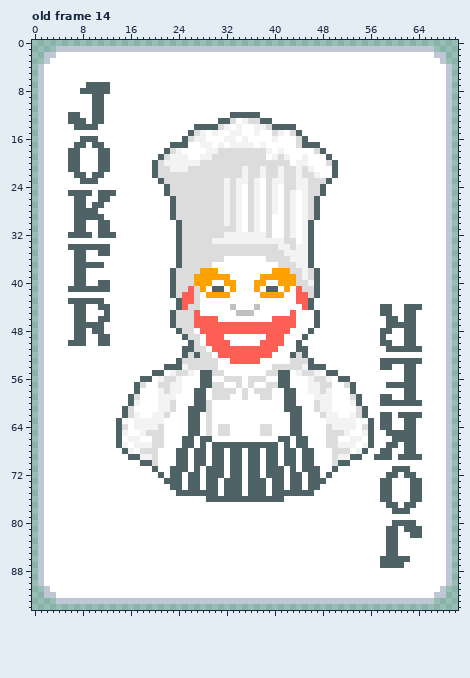
Pixel-art file, stored at assets/jokers.ase. Above is the file before it was changed.
71x95 pixels, 24 frames. Colours within 5 levels of each other are drawn and written as one. Shown: old frame 14. The commit also changed other frames, which this record leaves out.
After:
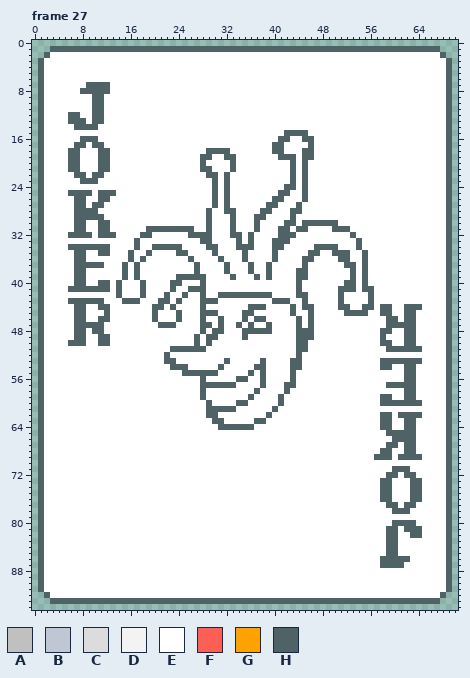
Palette (. is transparent): A #c0c0c0  B #bfc7d5  C #dcdcdc  D #f3f3f3  E #ffffff  F #fd5f55  G #fda200  H #4f6367
A new or re-ordered frame is compared with the old frame closest to it.
From old to new:
frames 24 -> 37
Changed rows in their new state; - is an unchanged pixel.
Frame 27 is new; against old frame 14, layers "art", "base":
first column x 1:
 1 --HHHHHHHHHHHHHHHHHHHHHHHHHHHHHHHHHHHHHHHHHHHHHHHHHHHHHHHHHHHHHHHHH--
 2 -HE---------------------------------------------------------------EH-
 3 HE-----------------------------------------------------------------EH
 4 H-------------------------------------------------------------------H
 5 H-------------------------------------------------------------------H
 6 H-------------------------------------------------------------------H
 7 H-------------------------------------------------------------------H
 8 H-------------------------------------------------------------------H
 9 H-------------------------------------------------------------------H
10 H-------------------------------------------------------------------H
11 H-------------------------------------------------------------------H
12 H-------------------------------EEEEE-------------------------------H
13 H-----------------------------EEE-EEEEE-----------------------------H
14 H-------------------------EEEEEE-E--EEEEEEE-------------------------H
15 H------------------------EEE-E--EE--E--EEHH-H-----------------------H
16 H-----------------------EEEE---EE-E----EHH-E-H----------------------H
17 H---------------------EEE--EE-E-EEEE-E-HH--EE-E---------------------H
18 H--------------------EEE----HHHHEEEEEEEHH---HHEE--------------------H
19 H-------------------EEEEE--HHEEHHEEEEE-EHHH-HH--E-------------------H
20 H------------------EEEEEEEEHEEEEHEEEEEEEEEHEH---EE------------------H
21 H------------------EEEEEEEEHHEEEHEEEEEEEEEHEHE---E------------------H
22 H------------------EEEEEEEEEHHEHEEEEEEEEEEHEHEE--E------------------H
23 H-------------------EEEEEEEEEHEHEEEEE-EEEEHEHEEEE-------------------H
24 H--------------------EEEEEEEEHEHEE-EE-EE-HHEHEEE--------------------H
25 H--------------------EEEEEEEEHEHEE-EE-EEHHE-HEEE--------------------H
26 H---------------------EEEEEEEHEHEE-EE-EHHEE-HEE---------------------H
27 H---------------------EEEEEEEHEHEE-EE-HH-EEHEEE---------------------H
28 H---------------------EEEEEEHEEHHE-EEHHE-EHHEEE---------------------H
29 H---------------------EEEEEEHEEEHE-EHHE--EH-EEE---------------------H
30 H----------------------EEEEEHEEEHE-EH-E--HH-H-HHHH------------------H
31 H-----------------HHHHH-HHEEHEEEHE-EH-E-HHEHHE---HHH----------------H
32 H----------------HH----EEHHHHEEEHHEHEEE-HHH-EE------H---------------H
33 H---------------H------EEEEHHEEEEHEHEEEHHHE-EE-------H--------------H
34 H---------------H--HHHH-EEEEHHEEEHHHEEEHHEEEEEHHHH---H--------------H
35 H--------------H--H-----HEEEEHEEEEHEEEEHEEEEE-H--HHH--H-------------H
36 H--------------H-H-----EEHEEEEH---H---EHEEEEH-----HH--H-------------H
37 H-------------H-H------EEEHEE--H---H--H-EEEEHE-----HH-H-------------H
38 H-------------H-H-----EEEEHEEE-H---H--HEEEEHHEE-----H-H-------------H
39 H-------------H-H-----EHHHHHEEEEH---HEHEEEEHHEE-----H-H-------------H
40 H------------H---H-----HEEEHE--EE---EE--EEEHEEE----HH-H-------------H
41 H------------H---H-----EEHHH-EE-E---E-EE-E-HEEE---HHH-HH------------H
42 H------------H---H---HEEHEEHEEHHHHHHHHHEE--HHEE---H----H------------H
43 H-------------HHH---HH--EEEHHH---------HHH-EHE----H----H------------H
44 H------------------HH-HEEEEH----E--HHH----H-H-----HH--HH------------H
45 H------------------H--EHEEEHHH---EHH------H--HE----HHHH-------------H
46 H------------------H--EHEEEHEEH---H-HH-EEEEH-HE---------------------H
47 H-------------------HH-EEEEHHEHEEHEHEEHEEEEH-HE---------------------H
48 H----------------------EEE-HEHHEEEHHHHHEEE-HH-----------------------H
49 H-----------------------EEH-HHE---H---EEE--H-H----------------------H
50 H------------------------EH-HEEE-----EEEE---H-----------------------H
51 H---------------------HH--HH-EEEEEEEEEEE----------------------------H
52 H--------------------H--EEEEE-EEEEEEEEE---EHE-----------------------H
53 H--------------------HHEEEEEEE-HEEEEEH----HHEE----------------------H
54 H--------------------E--HEEEEEH-----HH-EEEHHEEEE--------------------H
55 H------------------EE-EEHHH--HE----H-HEEEEHEEEE-EE------------------H
56 H----------------EE-EEEE----E--EEHHEEH--EEH--EEEE-EE----------------H
57 H---------------EE--EEEE-----HHHHE-E-HEEE-H--EEEE--EE---------------H
58 H---------------E---EEEE--E--EEEE-E-HEE---E--EEEE---E---------------H
59 H--------------EE---EEE---E--EEE--EH-EE-HEE---EEE---EE--------------H
60 H--------------EE---EEE---EEH----HH-----HEE---EEE---EE--------------H
61 H-------------EE----EEE--EEEHHHHH------H-EEE--EEE----EE-------------H
62 H-------------EEE--EEE---EE-HH--------H---EE---EEE--EEE-------------H
63 H------------E--EEEEE----EE-EHH-----HH----EE----EEEEE--E------------H
64 H------------EE-EEEEE----EE-E-HHHHHH-EE---EE----EEEEE-EE------------H
65 H------------EE--EEEE----EE-E-EE-----EE---EE----EEEE--EE------------H
66 H------------E-EE--EE---EE-EE-----------EE-EE---EE--EE-E------------H
67 H------------EE-EEEEE---EE-E-EEEEEEEEEEE-E-EE---EEEEE-EE------------H
68 H-------------EE-EEE---EE-EE-EE-EE-EE-EE-EE-EE---EEE-EE-------------H
69 H--------------EEEEE---EE-EE-EE-EE-EE-EE-EE-EE---EEEEE--------------H
70 H----------------EEE---EE-EE-EE-EE-EE-EE-EE-EE---EEE----------------H
71 H------------------E--EEE-E-EEE-EE-EE-EEE-E-EEE--E------------------H
72 H-------------------E-EE-EE-EEE-EE-EE-EEE-EE-EE-E-------------------H
73 H--------------------EEE-EE-EE-EEE-EEE-EE-EE-EEE--------------------H
74 H---------------------EE-EE-EE-EEE-EEE-EE-EE-EE---------------------H
75 H----------------------EEEEEEE-EEE-EEE-EEEEEEE----------------------H
76 H---------------------------EEEEEEEEEEEEE---------------------------H
77 H-------------------------------------------------------------------H
78 H-------------------------------------------------------------------H
79 H-------------------------------------------------------------------H
80 H-------------------------------------------------------------------H
81 H-------------------------------------------------------------------H
82 H-------------------------------------------------------------------H
83 H-------------------------------------------------------------------H
84 H-------------------------------------------------------------------H
85 H-------------------------------------------------------------------H
86 H-------------------------------------------------------------------H
87 H-------------------------------------------------------------------H
88 H-------------------------------------------------------------------H
89 H-------------------------------------------------------------------H
90 H-------------------------------------------------------------------H
91 HE-----------------------------------------------------------------EH
92 -HE---------------------------------------------------------------EH-
93 --HHHHHHHHHHHHHHHHHHHHHHHHHHHHHHHHHHHHHHHHHHHHHHHHHHHHHHHHHHHHHHHHH--
